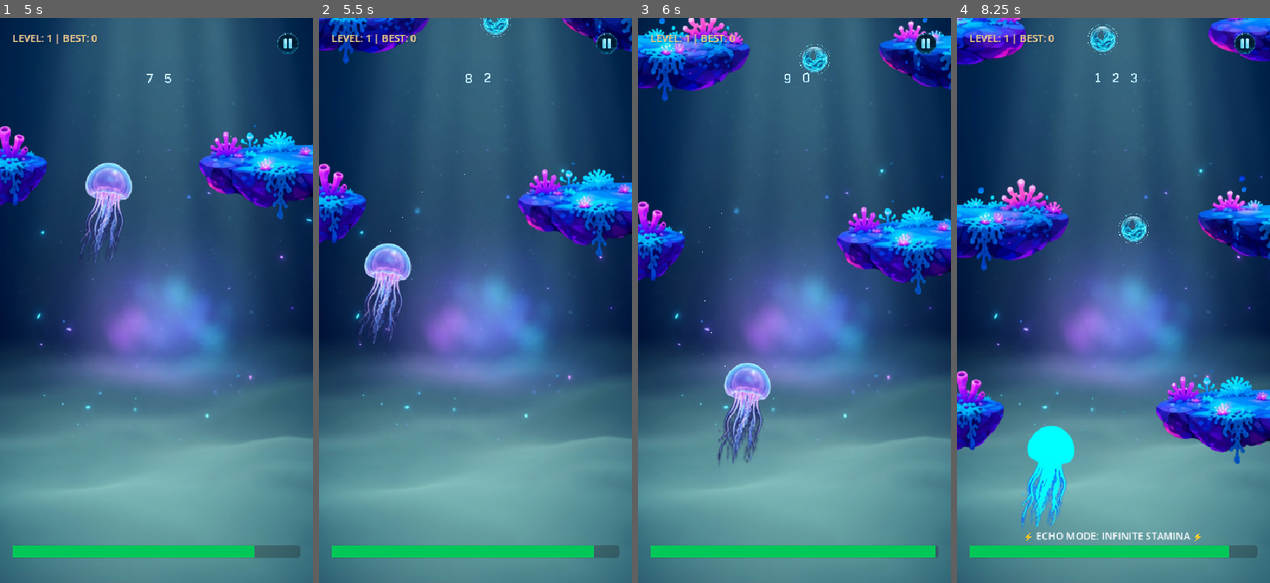
Above: before the commit, frames 1-4 (left to right).
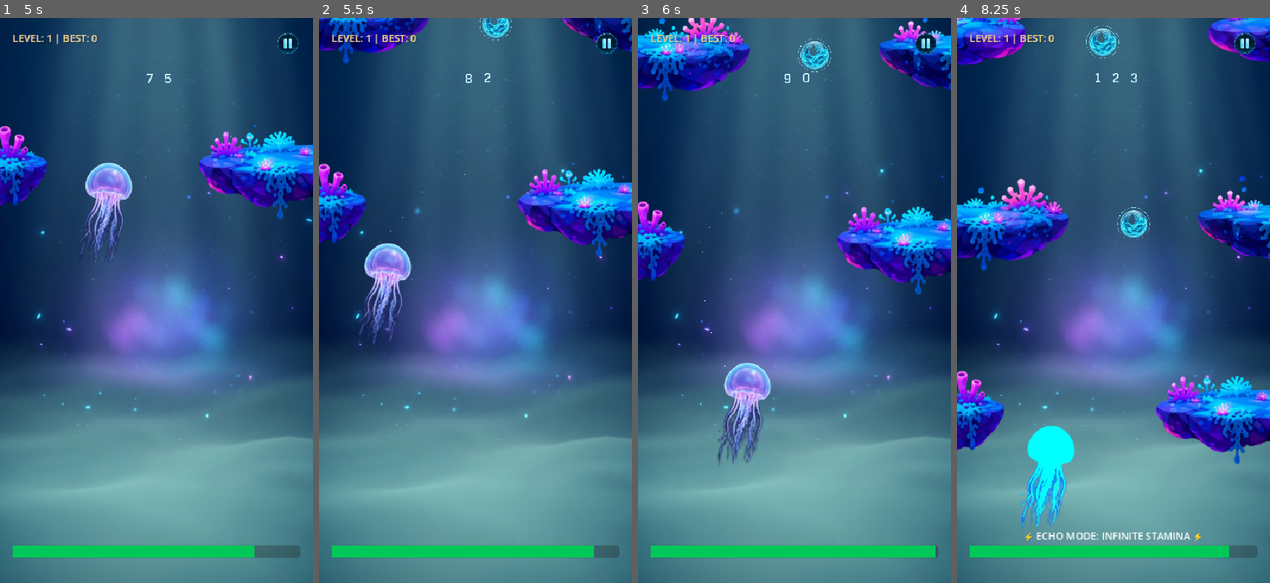
Above: after the commit, the same moments.

Repository: MichelineWL/jelly-rise
Game: Godot game, scene res://main.tscn
Two runs of this game, one before a commit and one after it. Both use one fixed random seed, a clock stepped at 60 frames per second and the inputs below. Sound files missing from this copy of the repository are replaced by a short silence.
Inputs (mouse positions are in pixels of both pictures, inside the frame that each line leads up to):
- Up to frame 1 (5 s): move the mouse to (225, 272) at 0.52 s; click (225, 272) at 0.67 s; tap Space (jump) at 0.77, 1.52, 3.02, 3.77, 4.52 s; move the mouse to (93, 328) at 1.27 s; click (93, 328) at 1.42 s; move the mouse to (187, 176) at 2.02 s; click (187, 176) at 2.17 s; move the mouse to (140, 413) at 2.77 s; click (140, 413) at 2.92 s; move the mouse to (250, 385) at 3.52 s; click (250, 385) at 3.67 s; move the mouse to (62, 215) at 4.27 s; click (62, 215) at 4.42 s
- Up to frame 2 (5.5 s): move the mouse to (491, 300) at 5.02 s; click (491, 300) at 5.17 s
- Up to frame 3 (6 s): move the mouse to (747, 159) at 5.77 s; click (747, 159) at 5.92 s
- Up to frame 4 (8.25 s): tap Space (jump) at 6.02, 6.77, 7.52 s; move the mouse to (1182, 272) at 6.52 s; click (1182, 272) at 6.67 s; move the mouse to (1050, 328) at 7.27 s; click (1050, 328) at 7.42 s; move the mouse to (1144, 176) at 8.02 s; click (1144, 176) at 8.17 s

Frame 1 is identical in both runs. In frame 2, 0.2% of the frame differs, in the area x 51-62%, y 0-4%; in frame 3, 0.4%; in frame 4, 0.7%, in the area x 41-62%, y 1-40%.

Commit message:
feat: tambah animasi idle (float & pulse) pada stamina bubble

Diff:
--- a/stamina_bubble.gd
+++ b/stamina_bubble.gd
@@ -3,9 +3,24 @@
 @export var move_speed := 120.0
 @export var energy_gain := 30.0
 
+# --- Fitur Baru: Animasi Idle ---
+@onready var sprite = $Sprite2D
+var float_time := 0.0
+@export var float_amplitude := 8.0 # Jarak melayang naik-turun (pixel)
+@export var float_speed := 3.0     # Kecepatan melayang
+
+# Status apakah gelembung sedang diambil
+var is_taken := false
+
 func _ready():
 	# Deteksi kalau ada yang nabrak (body entered)
 	body_entered.connect(_on_body_entered)
+
+	# Acak float_time agar tidak melayang kompak bersamaan
+	float_time = randf_range(0.0, 10.0)
+
+	# Efek Pulse (berdenyut) lembut
+	_play_pulse_animation()
 
 func _process(delta):
 	# Ikut turun bareng platform
@@ -13,9 +28,40 @@
 	if position.y > 920:
 		queue_free()
 
+	# Jalankan pergerakan melayang (floating) jika tidak sedang diambil
+	if not is_taken and sprite:
+		float_time += delta * float_speed
+		sprite.position.y = sin(float_time) * float_amplitude
+
+func _play_pulse_animation():
+	if is_taken or not sprite: return
+	var tween = create_tween().set_loops()
+	# Pulse membesar ke scale 0.11 lalu mengecil kembali ke 0.09 secara smooth
+	tween.tween_property(sprite, "scale", Vector2(0.11, 0.11), 1.0).set_trans(Tween.TRANS_SINE).set_ease(Tween.EASE_IN_OUT)
+	tween.tween_property(sprite, "scale", Vector2(0.09, 0.09), 1.0).set_trans(Tween.TRANS_SINE).set_ease(Tween.EASE_IN_OUT)
+
 func _on_body_entered(body):
+	if is_taken: return
+
 	# Cek apakah yang nabrak punya fungsi add_stamina
 	if body.has_method("add_stamina"):
+		is_taken = true
+		# Matikan area tabrakan agar tidak tertabrak dua kali
+		set_deferred("monitoring", false)
+		set_deferred("monitorable", false)
+
+		# Panggil fungsi penambah stamina dan picu feedback visual di player
 		body.add_stamina(energy_gain)
-		# Kasih efek dikit atau langsung hapus
-		queue_free()
+		if body.has_method("play_take_feedback"):
+			body.play_take_feedback()
+
+		# Jalankan animasi ambil (mengecil & menghilang)
+		_play_take_animation()
+
+func _play_take_animation():
+	# Hentikan tween pulse sebelumnya dengan membuat tween baru
+	var tween = create_tween()
+	# Animasikan sprite mengecil secara dramatis dan cepat
+	tween.tween_property(sprite, "scale", Vector2.ZERO, 0.25).set_trans(Tween.TRANS_BACK).set_ease(Tween.EASE_IN)
+	# Hapus gelembung setelah animasi selesai
+	tween.finished.connect(queue_free)
